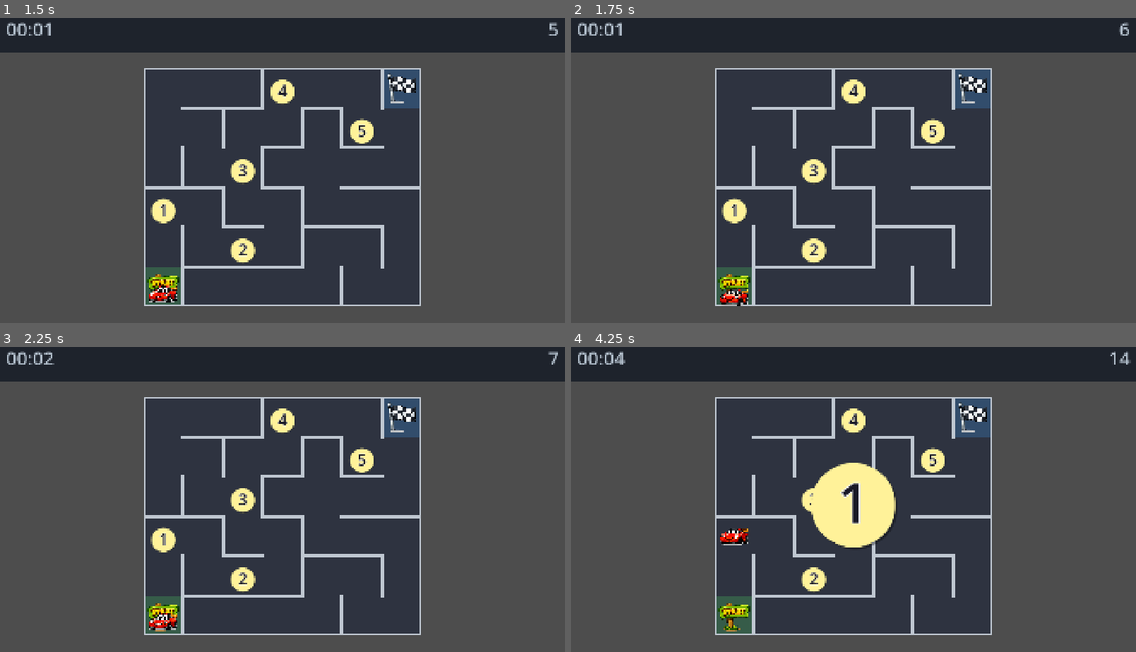
Above: before the commit, frames 1-4 (two rows, left to right).
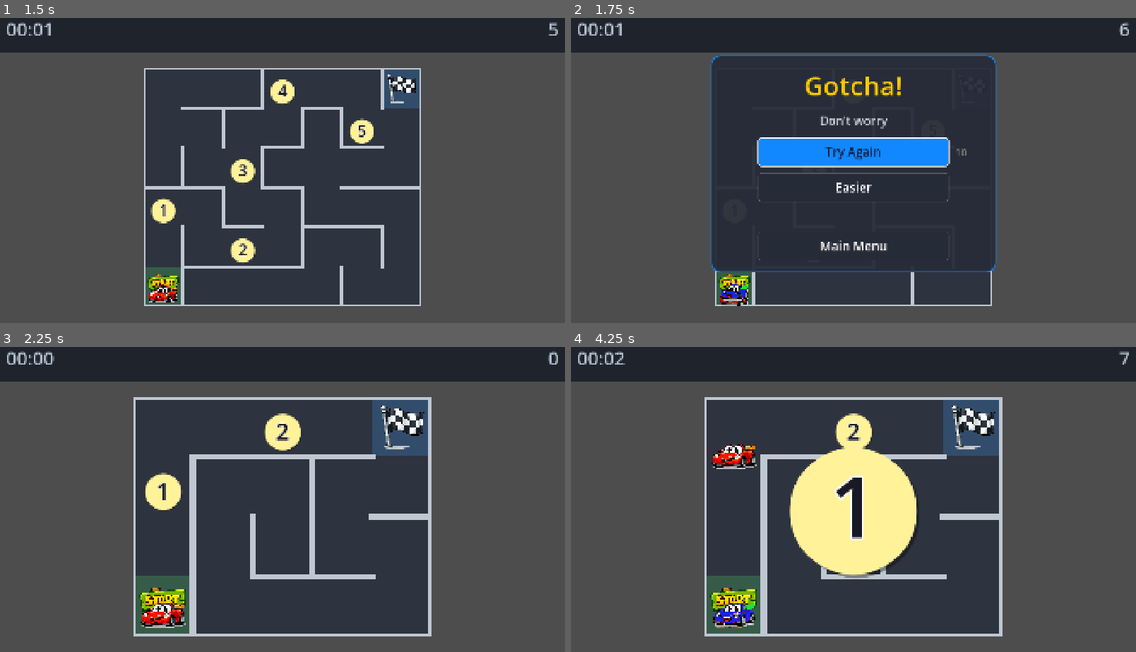
Above: after the commit, the same moments.

Repository: hausie007/LearingTVMaze
Game: Godot game, scene res://scenes/main.tscn
The game is run twice, just before and just after one commit, with the same random seed, the same clock (stepped at 60 frames per second) and the same inputs. This scene is started directly instead of the project's main scene.
Inputs (mouse positions are in pixels of both pictures, inside the frame that each line leads up to):
- Up to frame 1 (1.5 s): tap Enter (ui_accept) at 0.5, 0.77, 1.25 s; move the mouse to (406, 149) at 0.52 s; hold Right (ui_right) 0.53-1.28 s; click (406, 149) at 0.67 s; move the mouse to (169, 179) at 1.27 s; hold Down (ui_down) from 1.28 s (still down)
- Up to frame 2 (1.75 s): keep holding Down (ui_down); tap Enter (ui_accept) at 1.52 s
- Up to frame 3 (2.25 s): release Down (ui_down) at 2 s; click (282, 517) at 2 s, where only the run after the commit has a clickable "Easier"
- Up to frame 4 (4.25 s): tap Enter (ui_accept) at 2.75, 3.5, 3.77 s; move the mouse to (910, 423) at 2.77 s; hold Right (ui_right) 2.78-3.53 s; move the mouse to (825, 557) at 3.52 s; hold Up (ui_up) from 3.53 s (still down); click (825, 557) at 3.67 s

Frame 1 is identical in both runs. In frame 2, 13% of the frame differs, in the area x 24-76%, y 11-93%; in frame 3, 13%; in frame 4, 16%, in the area x 7-100%, y 1-95%.

Commit message:
chaser v1

Diff:
--- a/data/translations.csv
+++ b/data/translations.csv
@@ -45,4 +45,10 @@
 no,No,Ne,Nein,No,Non,Não,Không,Hayır,No,Nie
 tts_missing,⚠ Voice not installed for this language,⚠ Hlas pro tento jazyk není nainstalován,⚠ Stimme für diese Sprache …(288 unchanged characters)…
 tts_ready,✓ Voice installed,✓ Hlas je nainstalován,✓ Stimme installiert,✓ Voz instalada,✓ Voix installée,✓ Voz instalada,✓ Đã cài đặt giọng nói,✓ Ses yüklü,✓ Voce installata,✓ Głos zainstalowany
-checking_tts,Checking voice availability...,Kontrola dostupnosti hlasu...,Überprüfung der Sprachverfügbarkeit...,Comprobando disponibilidad de voz...,Vérification de la disponibilité de la voix...,Verificando a disponibilidade da voz...,Đang kiểm tra tính khả dụng của giọng nói...,Sesli kitaplık kontrol ediliyor...,Verifica disponibilità voce...,Sprawdzanie dostępności głosu...
+checking_tts,Checking voice availability...,Zjišťuji dostupnost hlasů...,Prüfe Sprachverfügbarkeit...,Comprobando disponibilidad de voz...,Vérification de la disponibilité des voix...,Verificando disponibilidade de voz...,Đang kiểm tra giọng nói...,Ses uygunluğu kontrol ediliyor...,Verifica disponibilità voce...,Sprawdzanie dostępności głosu...
+setting_chaser,Tag Partner:,Honěná:,Fangen:,Atrapada:,Poursuite:,Atrapada:,Đuổi bắt:,Kovalama:,Acchiapparella:,Gonić:
+gotcha,Gotcha!,Chycen!,Gefangen!,¡Atrapado!,Attrapé!,Pego!,Bắt được rồi!,Yakalandın!,Preso!,Złapany!
+try_again_desc,Don't worry, try again!,Nevadí, zkus to znovu!,Keine Sorge, versuch es nochmal!,¡No te preocupes, inténtalo de nuevo!,Ne t'inquiète pas, réessaie !,Não se preocupe, tente novamente!,Đừng lo, thử lại nhé!,Üzülme, tekrar dene!,Non preoccuparti, riprova!,Nie martw się, spróbuj ponownie!
+try_again,Try Again,Znovu,Nochmal,De nuevo,Réessayer,Tentar de novo,Thử lại,Tekrar Dene,Riprova,Spróbuj ponownie
+challenge_pp,Harder,Těžší,Schwerer,Más difícil,Plus difficile,Mais difícil,Khó hơn,Daha Zor,Più difficile,Trudniejszy
+challenge_mm,Easier,Snazší,Leichter,Más fácil,Plus facile,Mais fácil,Dễ hơn,Daha Kolay,Più facile,Łatwiejszy
--- /dev/null
+++ b/scenes/chaser.tscn
@@ -0,0 +1,8 @@
+[gd_scene load_steps=2 format=3]
+
+[ext_resource type="Script" path="res://scripts/chaser.gd" id="1"]
+
+[node name="Chaser" type="Node2D"]
+script = ExtResource("1")
+
+[node name="Sprite2D" type="Sprite2D" parent="."]
--- a/scenes/settings_menu.tscn
+++ b/scenes/settings_menu.tscn
@@ -163,6 +163,54 @@
 horizontal_alignment = 1
 vertical_alignment = 1
 
+[node name="RowChaser" type="HBoxContainer" parent="CenterContainer/MainVBox"]
+layout_mode = 2
+theme_override_constants/separation = 40
+alignment = 1
+
+[node name="ChaserTitle" type="Label" parent="CenterContainer/MainVBox/RowChaser"]
+unique_name_in_owner = true
+custom_minimum_size = Vector2(450, 0)
+layout_mode = 2
+theme_override_font_sizes/font_size = 40
+text = "Tag Partner:"
+horizontal_alignment = 2
+
+[node name="ChaserButtonContainer" type="HBoxContainer" parent="CenterContainer/MainVBox/RowChaser"]
+layout_mode = 2
+theme_override_constants/separation = 20
+alignment = 1
+
+[node name="ChaserLeftArrow" type="Label" parent="CenterContainer/MainVBox/RowChaser/ChaserButtonContainer"]
+unique_name_in_owner = true
+custom_minimum_size = Vector2(40, 0)
+layout_mode = 2
+theme_override_colors/font_color = Color(0.13, 0.53, 1, 1)
+theme_override_font_sizes/font_size = 50
+text = "<"
+horizontal_alignment = 1
+vertical_alignment = 1
+
+[node name="ChaserButton" type="Button" parent="CenterContainer/MainVBox/RowChaser/ChaserButtonContainer"]
+unique_name_in_owner = true
+custom_minimum_size = Vector2(500, 80)
+layout_mode = 2
+theme_override_colors/font_focus_color = Color(0.1, 0.1, 0.1, 1)
+theme_override_font_sizes/font_size = 40
+theme_override_styles/focus = SubResource("StyleBoxFlat_btn_focus")
+theme_override_styles/normal = SubResource("StyleBoxFlat_btn_normal")
+text = "Off"
+
+[node name="ChaserRightArrow" type="Label" parent="CenterContainer/MainVBox/RowChaser/ChaserButtonContainer"]
+unique_name_in_owner = true
+custom_minimum_size = Vector2(40, 0)
+layout_mode = 2
+theme_override_colors/font_color = Color(0.13, 0.53, 1, 1)
+theme_override_font_sizes/font_size = 50
+text = ">"
+horizontal_alignment = 1
+vertical_alignment = 1
+
 [node name="SpacerMid1" type="Control" parent="CenterContainer/MainVBox"]
 custom_minimum_size = Vector2(0, 30)
 layout_mode = 2
--- /dev/null
+++ b/scripts/chaser.gd
@@ -0,0 +1,71 @@
+extends Node2D
+
+signal request_move
+signal move_finished
+
+@onready var sprite: Sprite2D = $Sprite2D
+
+var grid_pos: Vector2i = Vector2i.ZERO
+var _maze_renderer: MazeRenderer = null
+var _move_timer: Timer = null
+var _is_moving: bool = false
+
+func setup(renderer: MazeRenderer) -> void:
+	_maze_renderer = renderer
+	var theme = renderer.get_theme_loader()
+
+	if theme and theme.chaser_texture:
+		sprite.texture = theme.chaser_texture
+	else:
+		_create_fallback_visual()
+
+	# Scale to fit cell (slightly larger than player for visibility)
+	var cs = renderer.get_cell_size()
+	var tex_size = sprite.texture.get_size()
+	var target_size = cs * 0.75
+	sprite.scale = Vector2(target_size / tex_size.x, target_size / tex_size.y)
+
+	# Start movement timer
+	_move_timer = Timer.new()
+	_move_timer.wait_time = 1.0 / Config.chaser_speed
+	_move_timer.timeout.connect(_on_timer_timeout)
+	add_child(_move_timer)
+	_move_timer.start()
+
+func _create_fallback_visual() -> void:
+	var img = Image.create(64, 64, false, Image.FORMAT_RGBA8)
+	img.fill(Color.INDIAN_RED)
+	sprite.texture = ImageTexture.create_from_image(img)
+
+func move_to(new_grid_pos: Vector2i) -> void:
+	if _is_moving: return
+	_is_moving = true
+
+	# 1. Jiggle before move
+	var jiggle_tw = create_tween()
+	var offset = Vector2(10, 0)
+	jiggle_tw.tween_property(sprite, "position", offset, 0.04)
+	jiggle_tw.tween_property(sprite, "position", -offset, 0.04)
+	jiggle_tw.tween_property(sprite, "position", offset * 0.5, 0.04)
+	jiggle_tw.tween_property(sprite, "position", Vector2.ZERO, 0.04)
+
+	await jiggle_tw.finished
+
+	# 2. Slide to target
+	grid_pos = new_grid_pos
+	var target_pixel = _maze_renderer.grid_to_pixel(grid_pos)
+
+	var move_tw = create_tween()
+	move_tw.tween_property(self, "position", target_pixel, 0.25).set_trans(Tween.TRANS_SINE).set_ease(Tween.EASE_IN_OUT)
+	await move_tw.finished
+
+	_is_moving = false
+	move_finished.emit()
+
+func _on_timer_timeout() -> void:
+	if not _is_moving:
+		request_move.emit()
+
+func stop() -> void:
+	if _move_timer:
+		_move_timer.stop()
--- a/scripts/game_config.gd
+++ b/scripts/game_config.gd
@@ -33,6 +33,13 @@
 
 ## Whether to read collected items and words aloud using TTS.
 var voice_hints: bool = true
+
+## Whether the Tag Partner (Chaser) is enabled.
+var chaser_enabled: bool = true
+
+## Moves per second for the Chaser.
+var chaser_speed: float = 0.65
+
 const LANGUAGES: Array[String] = ["auto", "en", "cs", "de", "es", "fr", "pt", "vi", "tr", "it", "pl"]
 const SUPPORTED_LANGS: Array[String] = ["en", "cs", "de", "es", "fr", "pt", "vi", "tr", "it", "pl"]
 
@@ -186,6 +193,7 @@
 	config.set_value("Game", "difficulty", difficulty)
 	config.set_value("Game", "language", language)
 	config.set_value("Game", "voice_hints", voice_hints)
+	config.set_value("Game", "chaser_enabled", chaser_enabled)
 	config.set_value("Theme", "dir_name", theme_dir_name)
 
 	var err := config.save(SAVE_PATH)
@@ -199,6 +207,7 @@
 		difficulty     = config.get_value("Game", "difficulty", difficulty)
 		language       = config.get_value("Game", "language", language)
 		voice_hints    = config.get_value("Game", "voice_hints", voice_hints)
+		chaser_enabled = config.get_value("Game", "chaser_enabled", chaser_enabled)
 		theme_dir_name = config.get_value("Theme", "dir_name", theme_dir_name)
 
 ## Return the effective language code, resolving "auto" from OS locale.
--- a/scripts/game_manager.gd
+++ b/scripts/game_manager.gd
@@ -22,6 +22,7 @@
 @onready var player:          PlayerController  = $Player
 
 const CollectibleScene = preload("res://scenes/collectible.tscn")
+const ChaserScene = preload("res://scenes/chaser.tscn")
 
 # ── UI layer ─────────────────────────────────────────────────────────────────
 var _win_container: Control = null
@@ -41,6 +42,11 @@
 var _hud_word_container: HBoxContainer = null
 var _word_letter_labels: Array[Label] = []
 var _word_next_index: int = 0
+
+# ── Chaser State ─────────────────────────────────────────────────────────────
+var _chaser: Node2D = null
+var _nav_map: AStar2D = null
+var _chaser_active: bool = false
 
 # ── State ────────────────────────────────────────────────────────────────────
 var _current_maze: MazeData = null
@@ -153,12 +159,28 @@
 	_move_count = 0
 	_word_next_index = 0
 	_update_hud_moves()
+	_is_win_screen_active = false
+
+	# Thorough Chaser Cleanup
+	_chaser_active = false
+	if _chaser and is_instance_valid(_chaser):
+		_chaser.request_move.disconnect(_on_chaser_request_move)
+		_chaser.queue_free()
+	_chaser = null
+
+	# Re-enable player
+	player.set_process(true)
+	player.set_physics_process(true)
+	player.set_process_input(true)
 
 	# 1. Generate
 	_current_maze = maze_generator.generate()
 
 	# 2. Render
 	maze_renderer.draw_maze(_current_maze)
+
+	# 2.2 Navigation for chaser
+	_nav_map = maze_renderer.get_navigation_map()
 
 	# 2.5 Spawn collectibles if applicable
 	if Config.game_mode > 0:
@@ -188,37 +210,31 @@
 ## Called when the player steps onto the End cell.
 func _on_player_reached_end() -> void:
 	if _is_win_screen_active: return
-
-	# Freeze player input.
+	_is_win_screen_active = true
+
+	# Stop Chaser
+	_chaser_active = false
+	if _chaser: _chaser.stop()
+
+	# Freeze player
 	player.set_process(false)
-
-	# Show the win message and start timer.
-	if _win_container:
-		_win_container.visible = true
-		_is_win_screen_active = true
-		_win_timer_remaining = 10.0
-		_win_timer_paused = false
-
-		# Hide "That was easy" (harder) if already at max difficulty
-		if _harder_button:
-			_harder_button.visible = (Config.difficulty < 4)
-			_harder_button.text = tr("that_was_easy")
-
-		if _next_button:
-			_next_button.grab_focus()
-			_next_button.text = tr("next_round")
-
-		if _score_label:
-			# Format elapsed time as mm:ss
-			var mins := int(_elapsed_time) / 60
-			var secs := int(_elapsed_time) % 60
-			var time_str := "%02d:%02d" % [mins, secs]
-
-			var loc_time := tr("score_time") % time_str
-			var loc_steps := tr("score_steps") % _move_count
-			_score_label.text = "%s | %s" % [loc_time, loc_steps]
-
-		_update_mode_suggestions()
+	player.set_physics_process(false)
+	player.set_process_input(false)
+
+	_win_timer_remaining = 10.0
+	_win_timer_paused = false
+
+	# Full word progress update if word mode
+	if Config.game_mode == 3:
+		_light_up_word_letter(_word_next_index)
+
+	var elapsed_int := int(_elapsed_time)
+	var mm := elapsed_int / 60
+	var ss := elapsed_int % 60
+	var time_str := "%02d:%02d" % [mm, ss]
+
+	_show_win_screen(time_str)
+	_update_mode_suggestions()
 
 func _update_mode_suggestions() -> void:
 	# Clear old suggestions
@@ -265,9 +281,15 @@
 	_start_new_maze()
 
 func _on_harder_pressed() -> void:
-	if Config.difficulty >= 4: return
+	if _harder_button and _harder_button.text == tr("challenge_mm"):
+		# It's an "Easier" request from Gotcha screen
+		Config.difficulty = clampi(Config.difficulty - 1, 0, 4)
+	else:
+		# It's a "Harder" request from Win screen
+		if Config.difficulty >= 4: return
+		Config.difficulty = clampi(Config.difficulty + 1, 0, 4)
+
 	_is_win_screen_active = false
-	Config.difficulty = clampi(Config.difficulty + 1, 0, 4)
 	Config.save_settings()
 	_start_new_maze()
 
@@ -407,6 +429,11 @@
 	canvas_layer.add_child(_win_container)
 
 	var main_panel := PanelContainer.new()
+	# We need to ensure the panel is centered in _win_container
+	main_panel.anchors_preset = Control.PRESET_CENTER
+	main_panel.size_flags_horizontal = Control.SIZE_EXPAND_FILL
+	main_panel.custom_minimum_size.x = 800
+
 	var main_style := StyleBoxFlat.new()
 	main_style.bg_color = Color(0.15, 0.17, 0.22, 0.95) # Dark tint
 	main_style.corner_radius_top_left = 32
@@ -439,9 +466,10 @@
 
 	_score_label = Label.new()
 	_score_label.text = "⏱ 00:00 | 🚶 0"
+	_score_label.add_theme_font_size_override("font_size", 40)
+	_score_label.add_theme_color_override("font_color", Color(0.8, 0.82, 0.85))
 	_score_label.horizontal_alignment = HORIZONTAL_ALIGNMENT_CENTER
-	_score_label.add_theme_font_size_override("font_size", 40)
-	_score_label.add_theme_color_override("font_color", Color(0.7, 0.7, 0.7))
+	_score_label.autowrap_mode = TextServer.AUTOWRAP_WORD_SMART # Ensure description fits
 	vbox.add_child(_score_label)
 
 	var button_vbox := VBoxContainer.new()
@@ -518,6 +546,13 @@
 	home_hbox.add_child(home_spacer_r)
 
 	_win_container.visible = false
+
+	# Build navigation map for the chaser
+	_nav_map = maze_renderer.get_navigation_map()
+	_chaser_active = false
+	if _chaser:
+		_chaser.queue_free()
+		_chaser = null
 
 
 func _create_styled_button(btn_text: String, w: int, h: int, f_color: Color = Color("#1188FF")) -> Button:
@@ -682,10 +717,11 @@
 		_collectibles[cell.coords] = col
 
 
-## Called every time the player completes a move to a new cell.
 func _on_player_bumped(_dir: Vector2i) -> void:
 	_move_count += 1
 	_update_hud_moves()
+	_check_chaser_trigger()
+	_check_chaser_collision()
 
 ## ── TTS Voice Hints ─────────────────────────────────────────────────────────
 
@@ -740,6 +776,8 @@
 func _on_player_moved(new_pos: Vector2i) -> void:
 	_move_count += 1
 	_update_hud_moves()
+	_check_chaser_trigger()
+	_check_chaser_collision()
 
 	if _collectibles.has(new_pos):
 		var col: Collectible = _collectibles[new_pos]
@@ -791,3 +829,101 @@
 	tw.tween_property(col, "position", base_pos + Vector2(-8, 0), 0.04)
 	tw.tween_property(col, "position", base_pos + Vector2(4, 0), 0.04)
 	tw.tween_property(col, "position", base_pos, 0.04)
+
+
+# ── Chaser Logic ─────────────────────────────────────────────────────────────
+
+func _check_chaser_trigger() -> void:
+	if not Config.chaser_enabled or _chaser_active:
+		return
+
+	# Spawn chaser after 6 moves for kids (Easy/V.Easy), 10 for others
+	var threshold = 6 if Config.difficulty <= 1 else 10
+	if _move_count >= threshold:
+		_spawn_chaser()
+
+func _spawn_chaser() -> void:
+	_chaser_active = true
+	var start_cell = _current_maze.get_start_cell()
+	if not start_cell: return
+
+	_chaser = ChaserScene.instantiate()
+	add_child(_chaser)
+	_chaser.grid_pos = start_cell.coords
+	_chaser.position = maze_renderer.grid_to_pixel(_chaser.grid_pos)
+	_chaser.setup(maze_renderer)
+
+	_chaser.request_move.connect(_on_chaser_request_move)
+	_chaser.move_finished.connect(_check_chaser_collision) # Check after slide too
+
+func _on_chaser_request_move() -> void:
+	if not _chaser or not _nav_map: return
+
+	var player_pos = player.grid_pos
+	var chaser_pos = _chaser.grid_pos
+
+	if player_pos == chaser_pos:
+		_on_chaser_caught_player()
+		return
+
+	# Find path to player
+	var id_start = chaser_pos.y * _current_maze.grid_size.x + chaser_pos.x
+	var id_end = player_pos.y * _current_maze.grid_size.x + player_pos.x
+
+	var path = _nav_map.get_id_path(id_start, id_end)
+	if path.size() > 1:
+		# Next step is the second point in path
+		var next_id = path[1]
+		var next_pos = Vector2i(next_id % _current_maze.grid_size.x, next_id / _current_maze.grid_size.x)
+
+		# Tailgating logic: if next step is the player, we already know they are 1 cell away.
+		# If it's a child's game, we could add a "hesitation" here, but the speed diff is enough.
+		_chaser.move_to(next_pos)
+
+func _check_chaser_collision() -> void:
+	if _chaser and _chaser.grid_pos == player.grid_pos:
+		_on_chaser_caught_player()
+
+func _on_chaser_caught_player() -> void:
+	if not _chaser_active: return
+	_chaser_active = false
+	_is_win_screen_active = true
+
+	if _chaser: _chaser.stop()
+
+	# Throroughly freeze player
+	player.set_process(false)
+	player.set_physics_process(false) # Block movement loop
+	player.set_process_input(false)   # Block direct input
+
+	# Faster feedback
+	_show_gotcha_screen()
+
+func _show_gotcha_screen() -> void:
+	_win_label.text = tr("gotcha")
+	_score_label.text = tr("try_again_desc")
+	_next_button.text = tr("try_again")
+
+	# Show "Easier" if possible
+	if _harder_button:
+		_harder_button.visible = Config.difficulty > 0
+		_harder_button.text = tr("challenge_mm")
+		# We'll need to update the logic for this button in Gotcha context
+		# but for now let's just use the existing harder logic which is actually difficulty change
+		# Wait, if they click it, it currently does _on_harder_pressed (+1).
+		# We need a new handler or change the handler.
+
+	_win_container.visible = true
+	_next_button.grab_focus()
+
+func _show_win_screen(time_str: String) -> void:
+	_win_label.text = tr("you_win")
+	_score_label.text = tr("score_time") % time_str + " | " + tr("score_steps") % _move_count
+
+	# On WIN, show "Harder"
+	if _harder_button:
+		_harder_button.visible = Config.difficulty < 4
+		_harder_button.text = tr("challenge_pp")
+
+	_win_container.visible = true
+	_next_button.grab_focus()
--- a/scripts/maze_renderer.gd
+++ b/scripts/maze_renderer.gd
@@ -92,6 +92,7 @@
 
 ## Return the pixel position for a given grid coordinate (centred in cell).
 func grid_to_pixel(coord: Vector2i) -> Vector2:
+	if not _maze: return Vector2.ZERO
 	var viewport_size := get_viewport_rect().size
 	var maze_pixel_size := Vector2(
 		_maze.grid_size.x * _current_cell_size,
@@ -111,6 +112,62 @@
 ## Return the loaded ThemeLoader (so other scripts can reuse it).
 func get_theme_loader() -> ThemeLoader:
 	return theme
+
+
+## Build and return an AStar2D map for navigation within the current maze.
+func get_navigation_map() -> AStar2D:
+	if _maze == null:
+		return null
+
+	var astar := AStar2D.new()
+	var size := _maze.grid_size
+
+	# 1. Add all cells as points
+	for x in range(size.x):
+		for y in range(size.y):
+			var id := y * size.x + x
+			astar.add_point(id, Vector2(x, y))
+
+	# 2. Connect points where walls are open
+	for x in range(size.x):
+		for y in range(size.y):
+			var curr := Vector2i(x, y)
+			var id_curr := y * size.x + x
+
+			# We only need to check East and South neighbors to connect all
+			var neighbors = [
+				{"dir": Vector2i.RIGHT, "id_off": 1},
+				{"dir": Vector2i.DOWN,  "id_off": size.x}
+			]
+
+			for n: Dictionary in neighbors:
+				var d: Vector2i = n.dir
+				var next: Vector2i = curr + d
+				if next.x < size.x and next.y < size.y:
+					if _maze.is_wall_open(curr, d):
+						var id_next := id_curr + int(n.id_off)
+						astar.connect_points(id_curr, id_next)
+
+	return astar
+
+
+## Convert a pixel position back to game grid coordinates.
+func pixel_to_grid(pixel_pos: Vector2) -> Vector2i:
+	if not _maze: return Vector2i.ZERO
+	var viewport_size := get_viewport_rect().size
+	var maze_pixel_size := Vector2(
+		_maze.grid_size.x * _current_cell_size,
+		_maze.grid_size.y * _current_cell_size,
+	)
+	var hpad := (viewport_size.x - maze_pixel_size.x) / 2.0
+	var vpad := top_margin + (viewport_size.y - top_margin - maze_pixel_size.y) / 2.0
+	var offset := Vector2(hpad, vpad)
+
+	var relative := pixel_pos - offset
+	return Vector2i(
+		int(relative.x / _current_cell_size),
+		int(relative.y / _current_cell_size)
+	)
 
 
 # ── Private: draw helpers ────────────────────────────────────────────────────
--- a/scripts/player_controller.gd
+++ b/scripts/player_controller.gd
@@ -56,10 +56,6 @@
 
 func _ready() -> void:
 	_build_visual()
-
-	# Snap to starting pixel position immediately.
-	if maze_renderer:
-		position = maze_renderer.grid_to_pixel(grid_pos)
 
 
 ## Build the player visual.  Uses a theme sprite if available,
--- a/scripts/settings_menu.gd
+++ b/scripts/settings_menu.gd
@@ -5,6 +5,7 @@
 var temp_theme_idx: int
 var temp_lang_idx: int
 var temp_voice: bool
+var temp_chaser: bool
 var themes: Array[String] = []
 
 # Mode/diff/lang keys for tr()
@@ -36,6 +37,7 @@
 			temp_lang_idx = 0
 
 		temp_voice = Config.voice_hints
+		temp_chaser = Config.chaser_enabled
 		# Listen for async TTS completion
 		if not Config.tts_status_changed.is_connected(_update_labels):
 			Config.tts_status_changed.connect(_update_labels)
@@ -46,6 +48,7 @@
 	_setup_cycling_button(%LangButton, func(dir): _cycle_lang(dir))
 	_setup_cycling_button(%ThemeButton, func(dir): _cycle_theme(dir))
 	_setup_cycling_button(%VoiceButton, func(dir): _cycle_voice(dir))
+	_setup_cycling_button(%ChaserButton, func(dir): _cycle_chaser(dir))
 
 	_update_labels()
 	_update_static_labels()
@@ -140,8 +143,8 @@
 	normal.border_color = Color(1, 1, 1, 0.1)
 
 	var focus_color = Color("#1188FF") # Default Sky
-	if btn.name.contains("Theme") or btn.name.contains("Voice"):
-		focus_color = Color("#FFCC00") # Theme/Voice use Yellow accent
+	if btn.name.contains("Theme") or btn.name.contains("Voice") or btn.name.contains("Chaser"):
+		focus_color = Color("#FFCC00") # Theme/Voice/Chaser use Yellow accent
 
 	var focus := normal.duplicate()
 	focus.bg_color = focus_color
@@ -192,6 +195,10 @@
 
 func _cycle_voice(_dir: int) -> void:
 	temp_voice = !temp_voice
+	_update_labels()
+
+func _cycle_chaser(_dir: int) -> void:
+	temp_chaser = !temp_chaser
 	_update_labels()
 
 func _update_labels() -> void:
@@ -257,13 +264,23 @@
 				_tts_warning_label.text = tr("tts_ready")
 				_tts_warning_label.add_theme_color_override("font_color", Color(0.4, 0.8, 0.4)) # Green
 
+	if has_node("%ChaserButton"):
+		%ChaserButton.text = tr("on") if temp_chaser else tr("off")
+
 func _update_static_labels() -> void:
 	# Update row titles and other static text to current language
 	if has_node("%Title"):
 		%Title.text = tr("settings_title")
 		%Title.add_theme_color_override("font_color", Color("#1188FF")) # Sky
 
-	var titles = ["%ModeTitle", "%DiffTitle", "%LangTitle", "%ThemeTitle", "%VoiceTitle"]
+	if has_node("%ModeTitle"): %ModeTitle.text = tr("setting_mode")
+	if has_node("%DiffTitle"): %DiffTitle.text = tr("setting_diff")
+	if has_node("%LangTitle"): %LangTitle.text = tr("setting_lang")
+	if has_node("%ThemeTitle"): %ThemeTitle.text = tr("setting_theme")
+	if has_node("%VoiceTitle"): %VoiceTitle.text = tr("setting_voice")
+	if has_node("%ChaserTitle"): %ChaserTitle.text = tr("setting_chaser")
+
+	var titles = ["%ModeTitle", "%DiffTitle", "%LangTitle", "%ThemeTitle", "%VoiceTitle", "%ChaserTitle"]
 	for t in titles:
 		if has_node(t):
 			get_node(t).add_theme_color_override("font_color", Color(0.8, 0.82, 0.85)) # Light grey
@@ -281,6 +298,7 @@
 		if temp_theme_idx < themes.size():
 			Config.theme_dir_name = themes[temp_theme_idx]
 		Config.voice_hints = temp_voice
+		Config.chaser_enabled = temp_chaser
 		Config.save_settings()
 		TranslationServer.set_locale(Config.get_effective_language())
 
--- a/scripts/theme_loader.gd
+++ b/scripts/theme_loader.gd
@@ -19,6 +19,7 @@
 var player_texture: Texture2D = null
 var bg_texture:     Texture2D = null
 var col_texture:    Texture2D = null
+var chaser_texture: Texture2D = null
 
 var color_wall:     Color = Color(0.75, 0.78, 0.82)
 var color_wall_border: Color = Color(0, 0, 0, 0) # Transparent by default
@@ -46,6 +47,7 @@
 	start_texture  = _try_load(dir_path, _get_asset("start", "start.png"))
 	end_texture    = _try_load(dir_path, _get_asset("end", "end.png"))
 	bg_texture     = _try_load(dir_path, _get_asset("background", "background.png"))
+	chaser_texture = _try_load(dir_path, _get_asset("chaser", "chaser.png"))
 
 	# Colors
 	color_wall    = _get_color("wall", color_wall)
Binary file changed: data/translations.cs.translation
Binary file changed: data/translations.de.translation
Binary file changed: data/translations.en.translation
Binary file changed: data/translations.es.translation
Binary file changed: data/translations.fr.translation
Binary file changed: data/translations.it.translation
Binary file changed: data/translations.pl.translation
Binary file changed: data/translations.pt.translation
Binary file changed: data/translations.tr.translation
Binary file changed: data/translations.vi.translation
Not shown, added: scripts/chaser.gd.uid
Binary file added: themes/default/chaser.png
(and 1 more such lines)
